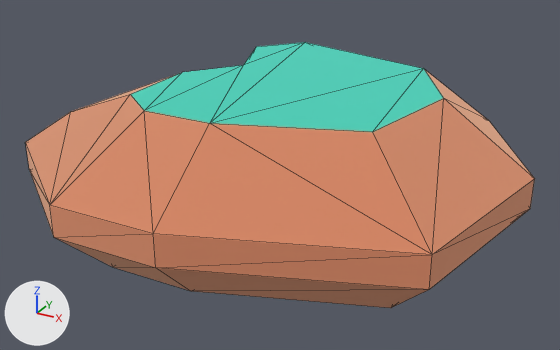
A saved change to the glTF model packs/nature-kit/rock-largec.glb.
Before and after are seen from a 50 mm lens placed at (0.776, -1.46, 0.767), pointed at (-0.009, -0.033, 0.054). Arrows for +X, +Y and +Z are at lower left; the lights stay in place. The first picture is the older version. Mesh edges are drawn as thin lines. Where no turn or scale is listed for an object, it has been applied to the vertices.

Names of what the first picture shows: 'rock_largeC'.
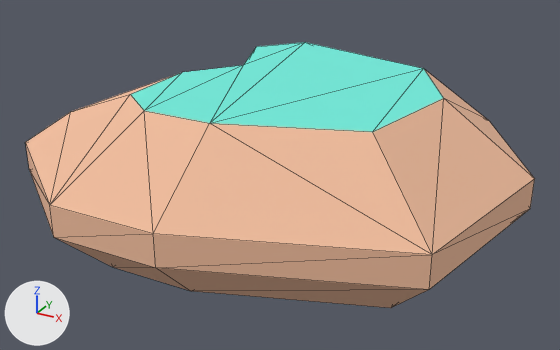
Changed parts and their boxes [x1, y1, x2, y2] in the pictures (560 x 350 px):
'rock_largeC', surface changed
    both: [26, 42, 535, 308]

What the commit changed:
In material 'dirt' (mat_dirt), metallic goes from 1.0 to 0.0.
In material 'grass' (mat_grass), metallic goes from 1.0 to 0.0.
Object 'tmpParent' (ob_tmpparent) is deleted.
